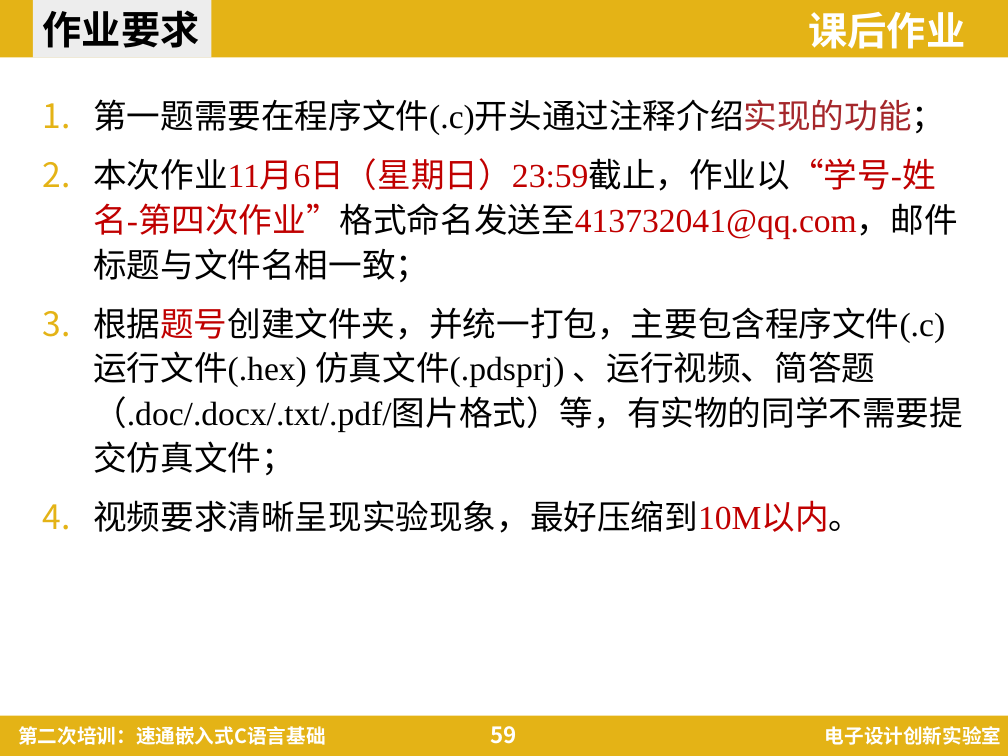
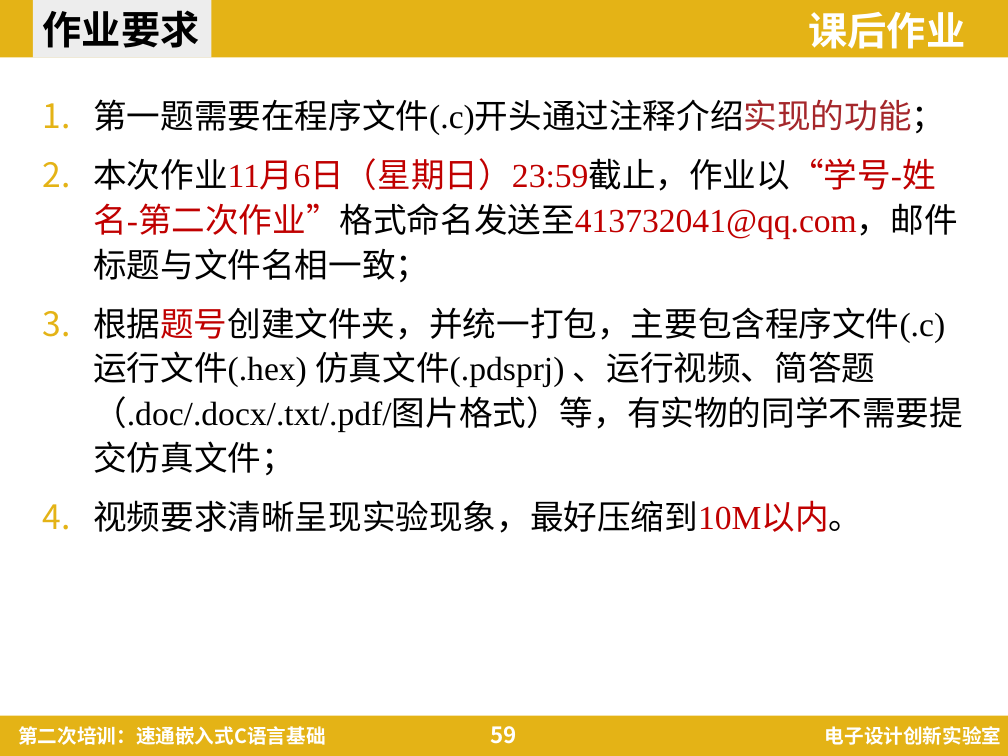
Before and after one commit to ZhoBudweiser/Embedded-C-language-Guidance, a slide deck: slide 59 of 第二次培训：速通嵌入式C语言基础.pptx. Drawn at 1008x756 pixels with LibreOffice and Linux fonts; fonts in the diff are those of the drawing; background and template pictures are left out. Boxes give left, top, right and bottom in pixels: in the first picture for what was removed or moved away, otherwise in the second. Text is boxed around its words. In the diff, an @@ line names an element or a change of style, - is before the commit and + after.

```diff
--- a/第二次培训：速通嵌入式C语言基础.pptx
+++ b/第二次培训：速通嵌入式C语言基础.pptx
@@ text at <box>93,158,957,282</box>: text changed @@
-2. 本次作业11月6日（星期日）23:59截止，作业以“学号-姓名-第四次作业”格式命名发送至413732041@qq.com，邮件标题与文件名相一致；
+2. 本次作业11月6日（星期日）23:59截止，作业以“学号-姓名-第二次作业”格式命名发送至413732041@qq.com，邮件标题与文件名相一致；
```
Also in this commit, not shown: 3 other slides changed, 10 other files.
